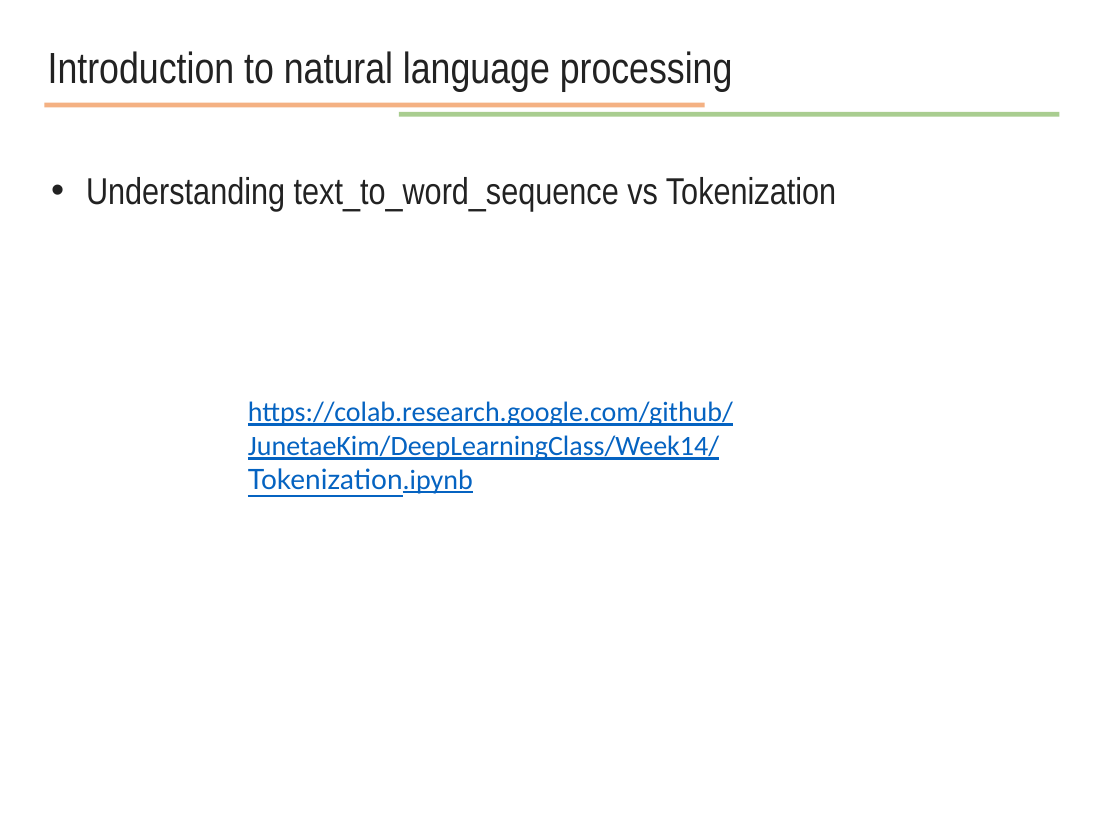
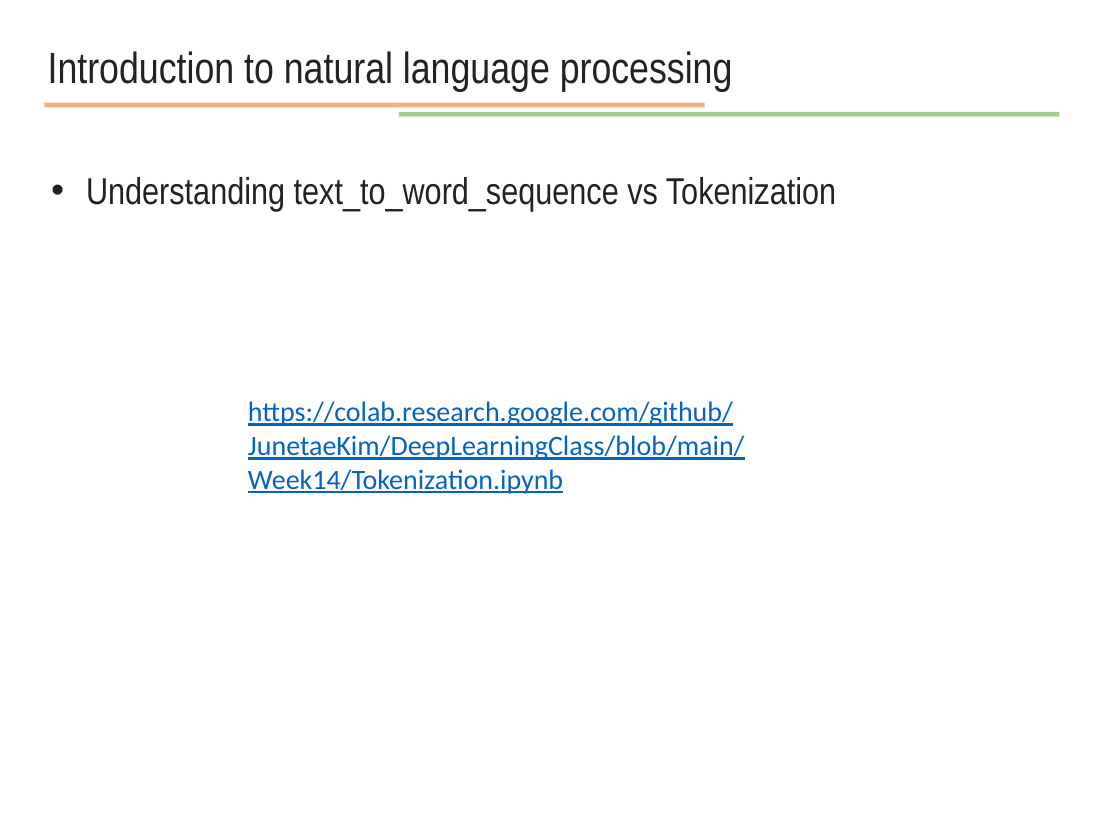
Before and after one commit to JunetaeKim/DeepLearningClass, a slide deck: slide 10 of Week14/week14 natural language processing.pptx. Drawn at 1120x840 pixels with LibreOffice and Linux fonts; fonts in the diff are those of the drawing. Boxes give left, top, right and bottom in pixels: in the first picture for what was removed or moved away, otherwise in the second. Text is boxed around its words. In the diff, an @@ line names an element or a change of style, - is before the commit and + after.

```diff
--- a/Week14/week14 natural language processing.pptx
+++ b/Week14/week14 natural language processing.pptx
@@ text at bbox=[248, 401, 745, 494]: text changed @@
-https://colab.research.google.com/github/JunetaeKim/DeepLearningClass/Week14/Tokenization.ipynb
+https://colab.research.google.com/github/JunetaeKim/DeepLearningClass/blob/main/Week14/Tokenization.ipynb
```
Also in this commit, not shown: 2 other slides changed, 3 slides added, 39 slides removed, 1 other file.
